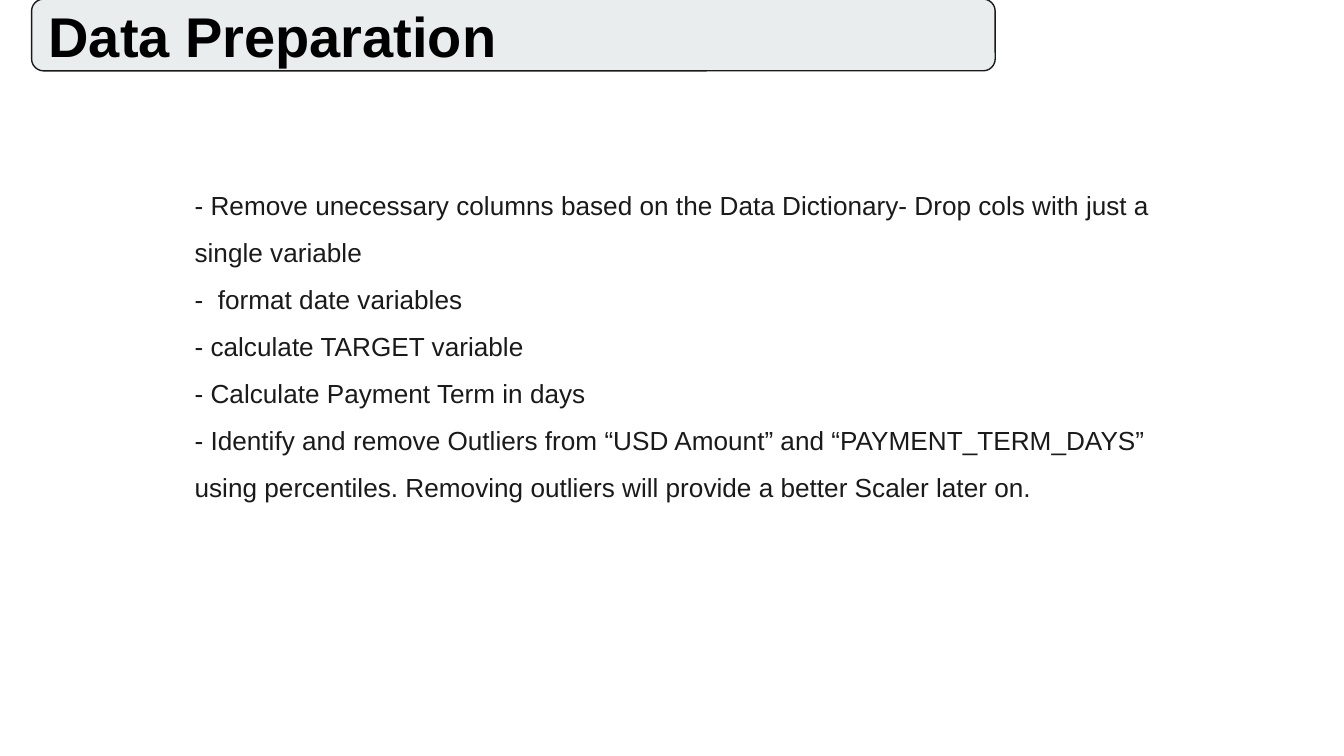
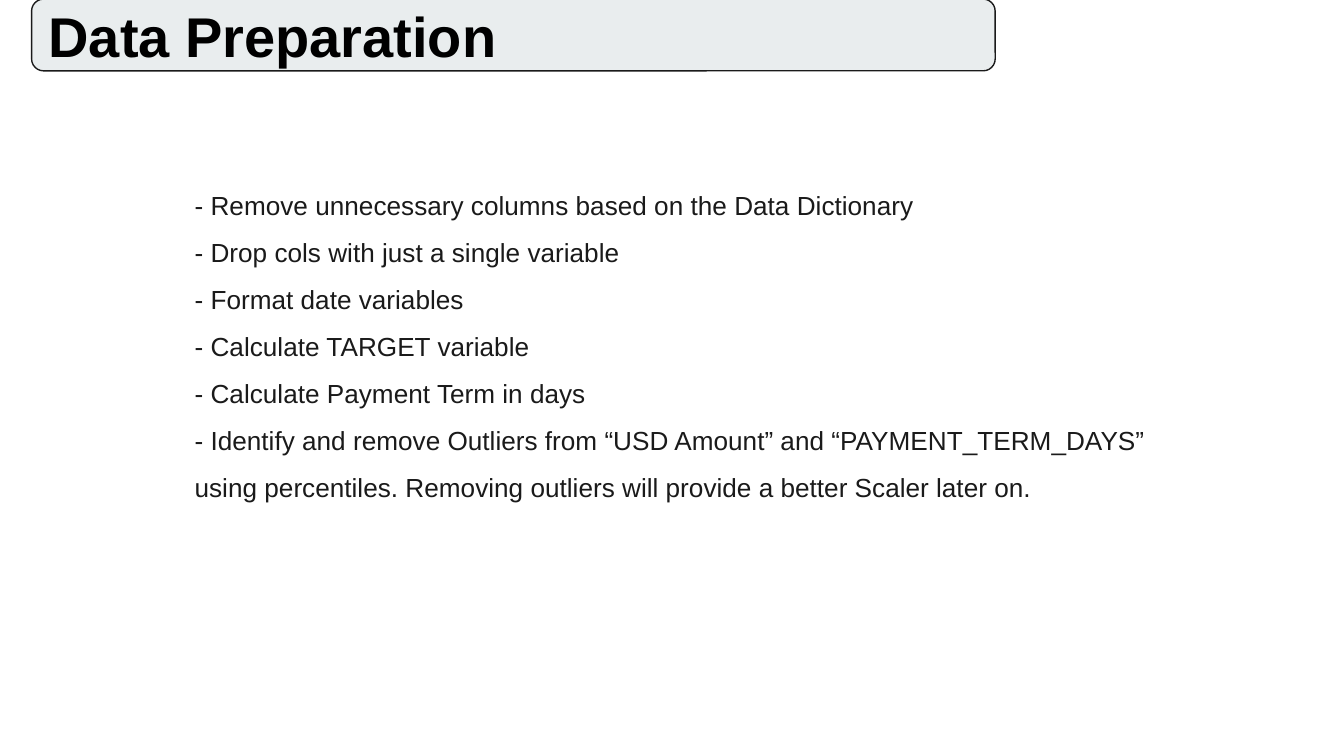
Before and after one commit to liemnh98/upGrad-Domain-Oriented-Case-Study, a slide deck: slide 5 of Presentation.pptx (slide 4 before the commit). Drawn at 1344x756 pixels with LibreOffice and Linux fonts; fonts in the diff are those of the drawing. Boxes give left, top, right and bottom in pixels: in the first picture for what was removed or moved away, otherwise in the second. Text is boxed around its words. In the diff, an @@ line names an element or a change of style, - is before the commit and + after.

```diff
--- a/Presentation.pptx
+++ b/Presentation.pptx
@@ title at box(195, 196, 1144, 503): text changed @@
-- Remove unecessary columns based on the Data Dictionary- Drop cols with just a single variable
-- format date variables
-- calculate TARGET variable
-- Calculate Payment Term in days
-- Identify and remove Outliers from “USD Amount” and “PAYMENT_TERM_DAYS” using percentiles. Removing outliers will provide a better Scaler later on.
+- Remove unnecessary columns based on the Data Dictionary
+- Drop cols with just a single variable
+- Format date variables
+- Calculate TARGET variable
+- Calculate Payment Term in days
+- Identify and remove Outliers from “USD Amount” and “PAYMENT_TERM_DAYS” using percentiles. Removing outliers will provide a better Scaler later on.
```
Also in this commit, not shown: 2 other slides changed, 2 slides added, 1 other file.
